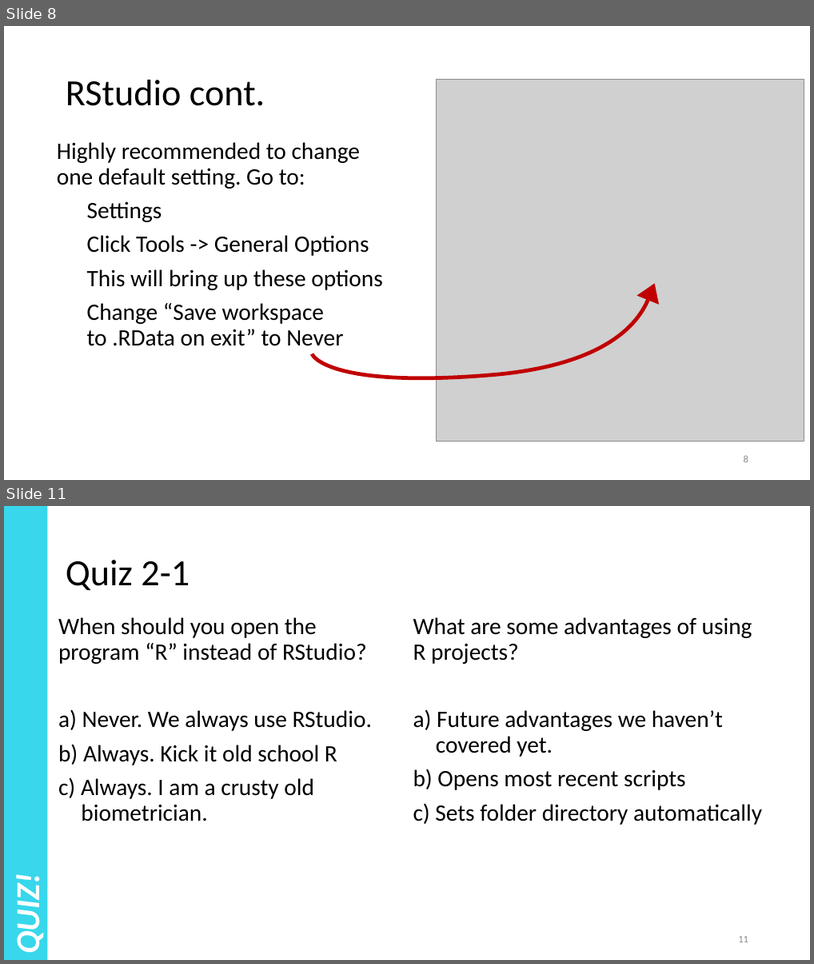
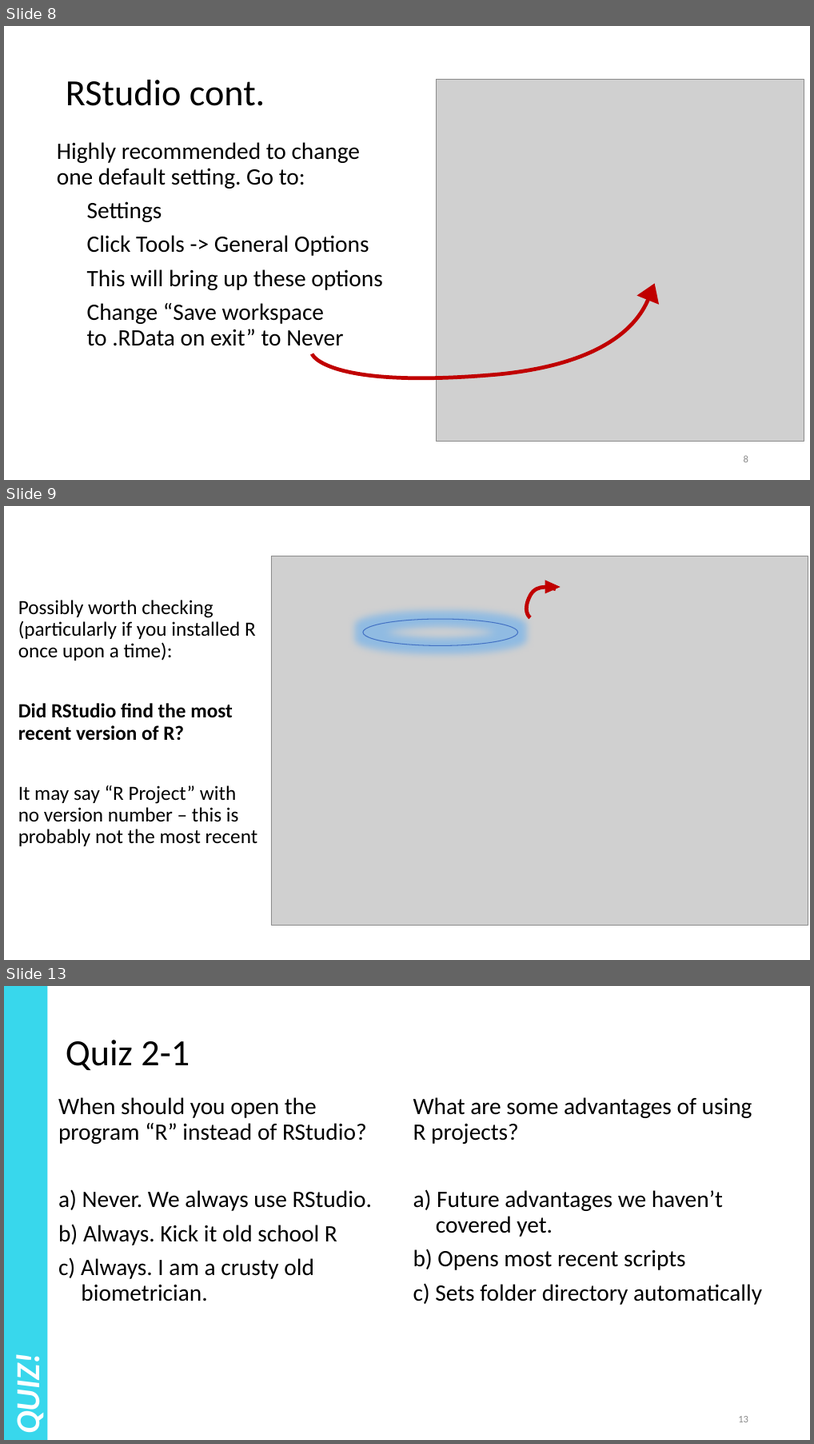
Before and after one commit to ADFG-DSF/ADFG_R_Intro_Workshop_2025, a slide deck: presentations/2 - About R and RStudio.pptx. Shown one above the other, each under a label of ours: slides 8 and 11 before the commit, slides 8, 9 and 13 after it; the slides between them are not shown. The pictures are 814x964 and 814x1444 pixels, drawn with LibreOffice and Linux fonts; fonts in the diff are those of the drawing; grey boxes stand for pictures. Boxes give left, top, right and bottom in pixels: in the first picture for what was removed or moved away, otherwise in the second. Text is boxed around its words. In the diff, an @@ line names an element or a change of style, - is before the commit and + after.

```diff
--- a/presentations/2 - About R and RStudio.pptx
+++ b/presentations/2 - About R and RStudio.pptx
@@ slide 9 added at [4, 506, 810, 960], background #FFFFFF @@
@@ picture added at [271, 556, 809, 924] @@
@@ text added at [18, 600, 258, 846], 24 pt, text #000000 @@
+Possibly worth checking (particularly if you installed R once upon a time):
+Did RStudio find the most recent version of R?
+It may say “R Project” with no version number – this is probably not the most recent
@@ freeform shape added at [521, 580, 556, 622], outline #C00000 4.5 pt @@
@@ triangle added at [546, 580, 561, 593], fill #C00000 @@
@@ ellipse added at [363, 619, 518, 646], outline #4472C4 1 pt @@
@@ what was slide 11 is now slide 13 @@
@@ page number at [738, 1416, 749, 1422]: text changed @@
-11
+13
```
Also in this commit, not shown: 4 slides changed, 1 other slide added, 1 other file.
